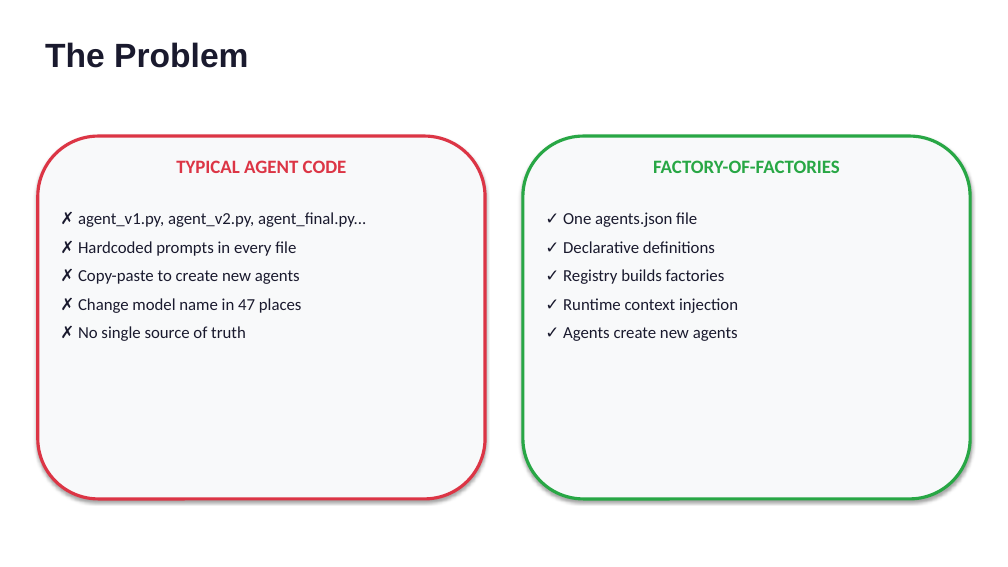
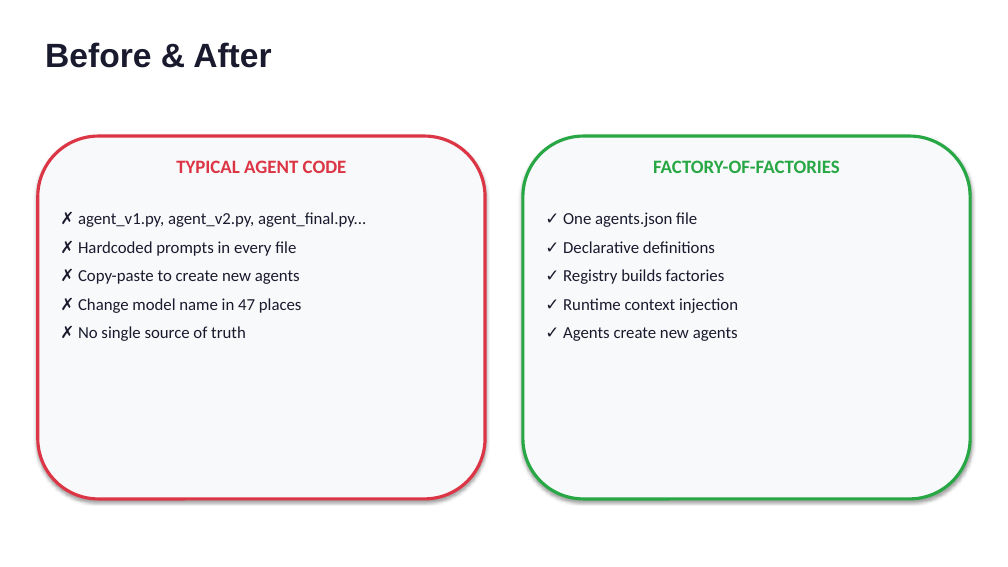
Before and after one commit to RPirruccio/lightning-agents, a slide deck: slide 2 of presentation/output/lightning-agents.pptx. Drawn at 1008x567 pixels with LibreOffice and Linux fonts; fonts in the diff are those of the drawing. Boxes give left, top, right and bottom in pixels: in the first picture for what was removed or moved away, otherwise in the second. Text is boxed around its words. In the diff, an @@ line names an element or a change of style, - is before the commit and + after.

```diff
--- a/presentation/output/lightning-agents.pptx
+++ b/presentation/output/lightning-agents.pptx
@@ text at <box>45,42,271,68</box>: text changed @@
-The Problem
+Before & After
```
Also in this commit, not shown: 3 other slides changed, 1 slide added, 1 slide removed, 3 other files.
